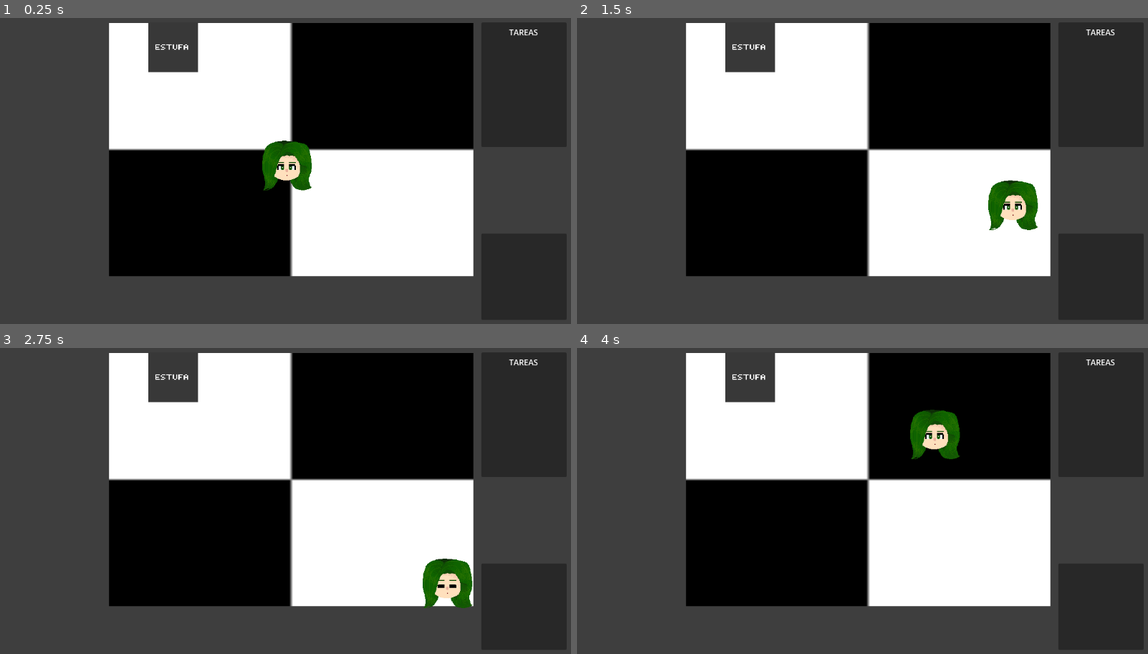
Above: before the commit, frames 1-4 (two rows, left to right).
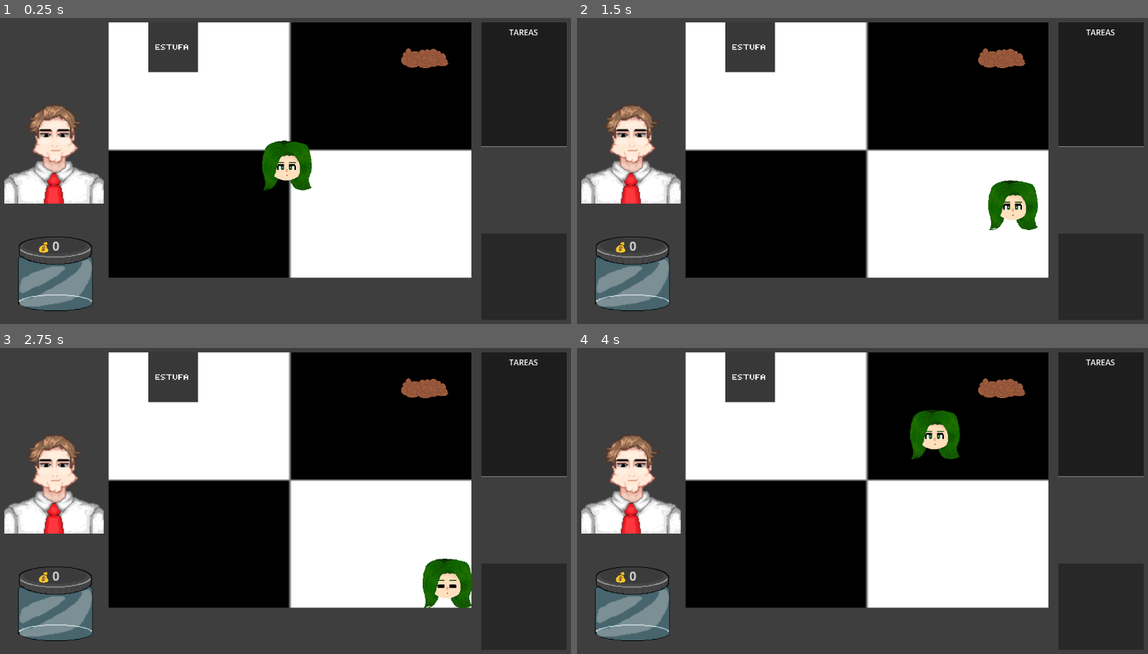
Above: after the commit, the same moments.

Repository: YaomaHG/UmizumiDevStudio
Game: Godot game, scene res://scenes/main.tscn
Two runs of this game, one before a commit and one after it. Both use one fixed random seed, a clock stepped at 60 frames per second and the inputs below.
Inputs:
- Up to frame 1 (0.25 s): no input
- Up to frame 2 (1.5 s): tap Enter (ui_accept) at 0.5, 0.77 s; hold D (move_right) 0.53-1.28 s; hold S (move_down) from 1.28 s (still down)
- Up to frame 3 (2.75 s): tap Enter (ui_accept) at 1.52, 2 s; release S (move_down) at 2.03 s; hold D (move_right) from 2.03 s (still down)
- Up to frame 4 (4 s): tap Enter (ui_accept) at 2.75, 3.02, 3.77 s; release D (move_right) at 2.78 s; hold W (move_up) 2.78-3.53 s; hold A (move_left) from 3.53 s (still down)

The runs differ from the first frame. In frame 1, 7.8% of the frame differs, in the area x 0-100%, y 1-96%; in frame 2, 8.0%; in frame 3, 8.0%; in frame 4, 8.0%.

Commit message:
sistema de dinero masomenos

Diff:
--- /dev/null
+++ b/supongamos-que-mañana-v-2/scenes/frasco.tscn
@@ -0,0 +1,38 @@
+[gd_scene format=3 uid="uid://b0y4lhxbwugyh"]
+
+[ext_resource type="Script" uid="uid://be6pfovachom3" path="res://scripts/frasco.gd" id="1_6doge"]
+[ext_resource type="Texture2D" uid="uid://cbqf7agylw7iw" path="res://art/frasco_0.png" id="1_ocu10"]
+[ext_resource type="Texture2D" uid="uid://d1le2o4bk4erx" path="res://art/frasco_1.png" id="2_ks0m0"]
+
+[sub_resource type="SpriteFrames" id="SpriteFrames_6doge"]
+animations = [{
+"frames": [{
+"duration": 1.0,
+"texture": ExtResource("1_ocu10")
+}],
+"loop": true,
+"name": &"empty",
+"speed": 1.0
+}, {
+"frames": [{
+"duration": 1.0,
+"texture": ExtResource("2_ks0m0")
+}],
+"loop": true,
+"name": &"monedas",
+"speed": 5.0
+}]
+
+[node name="Frasco" type="Node2D" unique_id=284680748]
+script = ExtResource("1_6doge")
+
+[node name="AnimatedSprite2D" type="AnimatedSprite2D" parent="." unique_id=1623356239]
+sprite_frames = SubResource("SpriteFrames_6doge")
+animation = &"empty"
+
+[node name="MoneyLabel" type="Label" parent="." unique_id=579259429]
+offset_left = -24.0
+offset_top = -49.0
+offset_right = 16.0
+offset_bottom = -26.0
+text = "💰 0"
--- /dev/null
+++ b/supongamos-que-mañana-v-2/scenes/hud_game.tscn
@@ -0,0 +1,24 @@
+[gd_scene format=3 uid="uid://doflitqdeakc6"]
+
+[ext_resource type="PackedScene" uid="uid://lflbb2gowumo" path="res://scenes/task.tscn" id="1_bc6cc"]
+[ext_resource type="PackedScene" uid="uid://ca7ylnfahgaew" path="res://scenes/map.tscn" id="2_2eyxe"]
+[ext_resource type="PackedScene" uid="uid://bikkyiak6mntu" path="res://scenes/marido.tscn" id="3_e4le2"]
+[ext_resource type="PackedScene" uid="uid://b0y4lhxbwugyh" path="res://scenes/frasco.tscn" id="4_thcb7"]
+
+[node name="HudGame" type="CanvasLayer" unique_id=974286322]
+
+[node name="TaskUi" parent="." unique_id=601846886 instance=ExtResource("1_bc6cc")]
+offset = Vector2(970, 35)
+transform = Transform2D(1, 0, 0, 1, 970, 35)
+
+[node name="Map" parent="." unique_id=1609114940 instance=ExtResource("2_2eyxe")]
+offset = Vector2(970, 460)
+transform = Transform2D(1, 0, 0, 1, 970, 460)
+
+[node name="Marido" parent="." unique_id=824793050 instance=ExtResource("3_e4le2")]
+position = Vector2(110, 300)
+scale = Vector2(2, 2)
+
+[node name="Frasco" parent="." unique_id=284680748 instance=ExtResource("4_thcb7")]
+position = Vector2(113, 541)
+scale = Vector2(1.5, 1.5)
--- a/supongamos-que-mañana-v-2/scenes/main.tscn
+++ b/supongamos-que-mañana-v-2/scenes/main.tscn
@@ -1,10 +1,10 @@
 [gd_scene format=3 uid="uid://ddy7uoqx3kg80"]
 
-[ext_resource type="PackedScene" uid="uid://dkksbgdlggbe6" path="res://scenes/Estufa.tscn" id="2_0wfyh"]
+[ext_resource type="PackedScene" uid="uid://dkksbgdlggbe6" path="res://scenes/estufa.tscn" id="2_0wfyh"]
 [ext_resource type="Texture2D" uid="uid://ct02nh7gmb5a7" path="res://art/azulejo_cocina.png" id="2_jyhfs"]
 [ext_resource type="PackedScene" uid="uid://beurx26swxq73" path="res://scenes/player.tscn" id="2_sugp2"]
-[ext_resource type="PackedScene" uid="uid://lflbb2gowumo" path="res://scenes/TaskUI.tscn" id="4_jyhfs"]
-[ext_resource type="PackedScene" uid="uid://ca7ylnfahgaew" path="res://scenes/Map.tscn" id="5_tbgi4"]
+[ext_resource type="PackedScene" uid="uid://doflitqdeakc6" path="res://scenes/hud_game.tscn" id="4_jyhfs"]
+[ext_resource type="PackedScene" uid="uid://c3qw1c6yyukpd" path="res://scenes/monedas.tscn" id="4_tbgi4"]
 
 [sub_resource type="SegmentShape2D" id="SegmentShape2D_0wfyh"]
 a = Vector2(220, 35)
@@ -54,8 +54,8 @@
 shape = SubResource("SegmentShape2D_tbgi4")
 
 [node name="textura" type="Sprite2D" parent="GameArea" unique_id=932364876]
-position = Vector2(587.5, 291)
-scale = Vector2(7.3300004, 5.1)
+position = Vector2(585, 292.00003)
+scale = Vector2(7.309, 5.14)
 texture = ExtResource("2_jyhfs")
 
 [node name="Player" parent="." unique_id=724834942 instance=ExtResource("2_sugp2")]
@@ -64,10 +64,7 @@
 [node name="Estufa" parent="." unique_id=2031021868 instance=ExtResource("2_0wfyh")]
 position = Vector2(350, 85)
 
-[node name="TaskUi" parent="." unique_id=601846886 instance=ExtResource("4_jyhfs")]
-offset = Vector2(970, 35)
-transform = Transform2D(1, 0, 0, 1, 970, 35)
+[node name="Monedas" parent="." unique_id=1951227433 instance=ExtResource("4_tbgi4")]
+position = Vector2(856, 80)
 
-[node name="Map" parent="." unique_id=1609114940 instance=ExtResource("5_tbgi4")]
-offset = Vector2(970, 460)
-transform = Transform2D(1, 0, 0, 1, 970, 460)
+[node name="HudGame" parent="." unique_id=974286322 instance=ExtResource("4_jyhfs")]
--- /dev/null
+++ b/supongamos-que-mañana-v-2/scenes/marido.tscn
@@ -0,0 +1,8 @@
+[gd_scene format=3 uid="uid://bikkyiak6mntu"]
+
+[ext_resource type="Texture2D" uid="uid://dlwr7rir3ryqk" path="res://art/marido_0.png" id="1_cyf7h"]
+
+[node name="Marido" type="StaticBody2D" unique_id=824793050]
+
+[node name="Sprite2D" type="Sprite2D" parent="." unique_id=1410908136]
+texture = ExtResource("1_cyf7h")
--- /dev/null
+++ b/supongamos-que-mañana-v-2/scenes/monedas.tscn
@@ -0,0 +1,19 @@
+[gd_scene format=3 uid="uid://c3qw1c6yyukpd"]
+
+[ext_resource type="Script" uid="uid://cqbtow4b7w4m4" path="res://scripts/monedas.gd" id="1_sp5dt"]
+[ext_resource type="Texture2D" uid="uid://cu8tivac3083e" path="res://art/monedas.png" id="1_xqvcj"]
+
+[sub_resource type="CapsuleShape2D" id="CapsuleShape2D_sp5dt"]
+radius = 20.0
+height = 100.0
+
+[node name="Monedas" type="Area2D" unique_id=1951227433]
+script = ExtResource("1_sp5dt")
+
+[node name="Sprite2D" type="Sprite2D" parent="." unique_id=160867822]
+texture = ExtResource("1_xqvcj")
+
+[node name="CollisionShape2D" type="CollisionShape2D" parent="." unique_id=32100335]
+position = Vector2(0, 27)
+rotation = 1.5707964
+shape = SubResource("CapsuleShape2D_sp5dt")
--- a/supongamos-que-mañana-v-2/scenes/TaskUI.tscn
+++ b/supongamos-que-mañana-v-2/scenes/task.tscn
@@ -1,6 +1,9 @@
 [gd_scene format=3 uid="uid://lflbb2gowumo"]
 
+[ext_resource type="Script" uid="uid://da1nex4jfqyfa" path="res://scripts/task_ui.gd" id="1_uh18x"]
+
 [node name="TaskUi" type="CanvasLayer" unique_id=601846886]
+script = ExtResource("1_uh18x")
 
 [node name="Panel" type="Panel" parent="." unique_id=820853115]
 offset_right = 172.0
--- /dev/null
+++ b/supongamos-que-mañana-v-2/scripts/frasco.gd
@@ -0,0 +1,32 @@
+extends Node2D
+
+@onready var animated_sprite = $AnimatedSprite2D
+@onready var money_label = $MoneyLabel  # Referencia al Label
+@export var money: int = 0
+
+func _ready():
+	# Agregar el frasco a un grupo
+	add_to_group("frasco")
+
+	# Actualizar el label al inicio
+	update_money_display()
+
+func play_coin_animation():
+	if animated_sprite:
+		animated_sprite.play("monedas")
+		print("Reproduciendo animación: monedas")
+	else:
+		print("Error: AnimatedSprite2D no encontrado")
+
+func update_money_display():
+	# Actualizar el texto del label
+	if money_label:
+		money_label.text = "💰 " + str(money)
+	else:
+		print("Error: MoneyLabel no encontrado")
+
+# Método para añadir dinero
+func add_money(amount: int):
+	money += amount
+	update_money_display()  # Actualizar el label
+	play_coin_animation()
--- /dev/null
+++ b/supongamos-que-mañana-v-2/scripts/monedas.gd
@@ -0,0 +1,22 @@
+# Coin.gd
+extends Area2D
+
+@export var coin_value: int = 10
+
+func _ready():
+	body_entered.connect(_on_body_entered)
+
+func _on_body_entered(body):
+	if body.name == "Player" or body.is_in_group("player"):
+		collect()
+
+func collect():
+	var jar = get_tree().get_first_node_in_group("frasco")
+
+	if jar:
+		jar.add_money(coin_value)  # Usar el método add_money
+		print("Moneda recolectada +", coin_value)
+	else:
+		print("Error: No se encontró el frasco")
+
+	queue_free()
--- /dev/null
+++ b/supongamos-que-mañana-v-2/scripts/task_ui.gd
@@ -0,0 +1,16 @@
+extends CanvasLayer
+
+
+# Called when the node enters the scene tree for the first time.
+func _ready():
+	# Configurar estilo del panel
+	$Panel.add_theme_stylebox_override("panel", StyleBoxFlat.new())
+	var style = $Panel.get_theme_stylebox("panel")
+	style.bg_color = Color(0.1, 0.1, 0.1, 0.9)  # Fondo oscuro semitransparente
+	style.border_width_bottom = 2
+	style.border_color = Color(0.5, 0.5, 0.5)
+
+
+# Called every frame. 'delta' is the elapsed time since the previous frame.
+func _process(delta: float) -> void:
+	pass
Binary file added: supongamos-que-mañana-v-2/art/frasco_0.png
Not shown, added: supongamos-que-mañana-v-2/art/frasco_0.png.import
Binary file added: supongamos-que-mañana-v-2/art/frasco_1.png
Not shown, added: supongamos-que-mañana-v-2/art/frasco_1.png.import
Binary file added: supongamos-que-mañana-v-2/art/marido_0.png
Not shown, added: supongamos-que-mañana-v-2/art/marido_0.png.import
Binary file added: supongamos-que-mañana-v-2/art/monedas.png
Not shown, added: supongamos-que-mañana-v-2/art/monedas.png.import
Not shown, added: supongamos-que-mañana-v-2/scripts/frasco.gd.uid
Not shown, added: supongamos-que-mañana-v-2/scripts/monedas.gd.uid
Not shown, added: supongamos-que-mañana-v-2/scripts/task_ui.gd.uid
